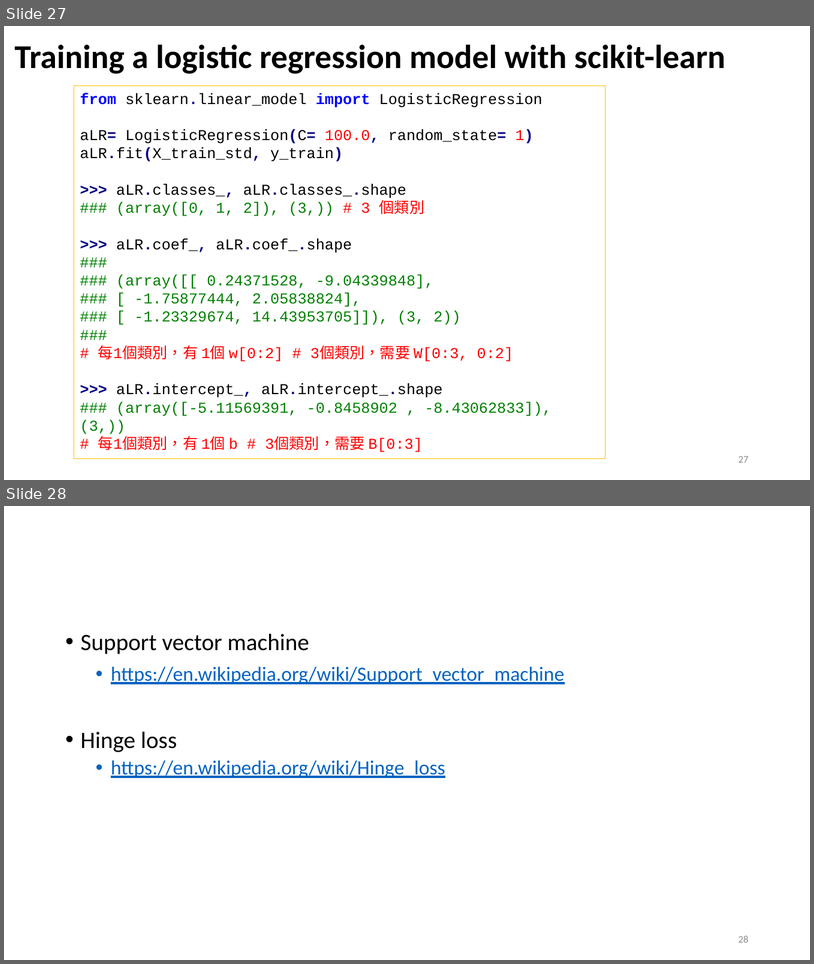
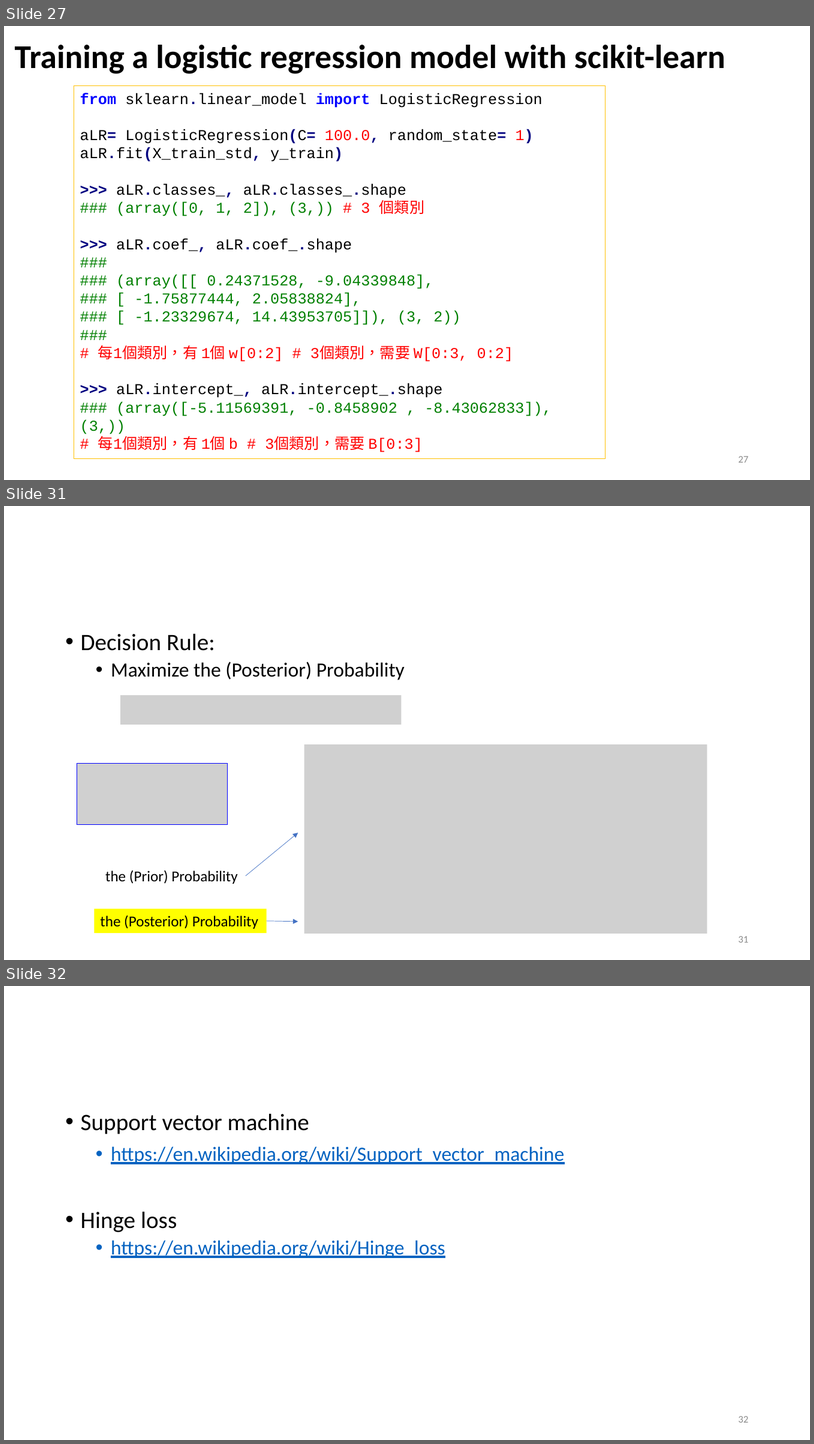
Before and after one commit to renyuanL/_ryTeach2018, a slide deck: _Notes/03_Ch03.pptx. Shown one above the other, each under a label of ours: slides 27 and 28 before the commit, slides 27, 31 and 32 after it; the slides between them are not shown. The pictures are 814x964 and 814x1444 pixels, drawn with LibreOffice and Linux fonts; fonts in the diff are those of the drawing; grey boxes stand for pictures. Boxes give left, top, right and bottom in pixels: in the first picture for what was removed or moved away, otherwise in the second. Text is boxed around its words. In the diff, an @@ line names an element or a change of style, - is before the commit and + after.

```diff
--- a/_Notes/03_Ch03.pptx
+++ b/_Notes/03_Ch03.pptx
@@ slide 31 added at [4, 506, 810, 960], background #FFFFFF @@
@@ text added at [81, 633, 405, 680], 24 pt, text #000000 @@
+• Decision Rule:
+  • Maximize the (Posterior) Probability
@@ picture added at [121, 695, 402, 724] @@
@@ picture added at [305, 744, 708, 933] @@
@@ picture added at [77, 763, 228, 824] @@
@@ arrow added from (246, 876) to (298, 832), #4472C4 0.5 pt @@
@@ text added at [105, 870, 237, 883], 18 pt, text #000000 @@
+the (Prior) Probability
@@ rectangle added at [94, 908, 267, 933], fill #FFFF00, 18 pt, text #000000 @@
+the (Posterior) Probability
@@ arrow added from (267, 921) to (298, 921), #4472C4 0.5 pt @@
@@ page number added at [738, 936, 749, 942], 12 pt, text #8C8C8C @@
+31
@@ what was slide 28 is now slide 32 @@
@@ page number at [738, 1416, 749, 1422]: text changed @@
-28
+32
```
Also in this commit, not shown: 3 other slides added, 5 other files.
